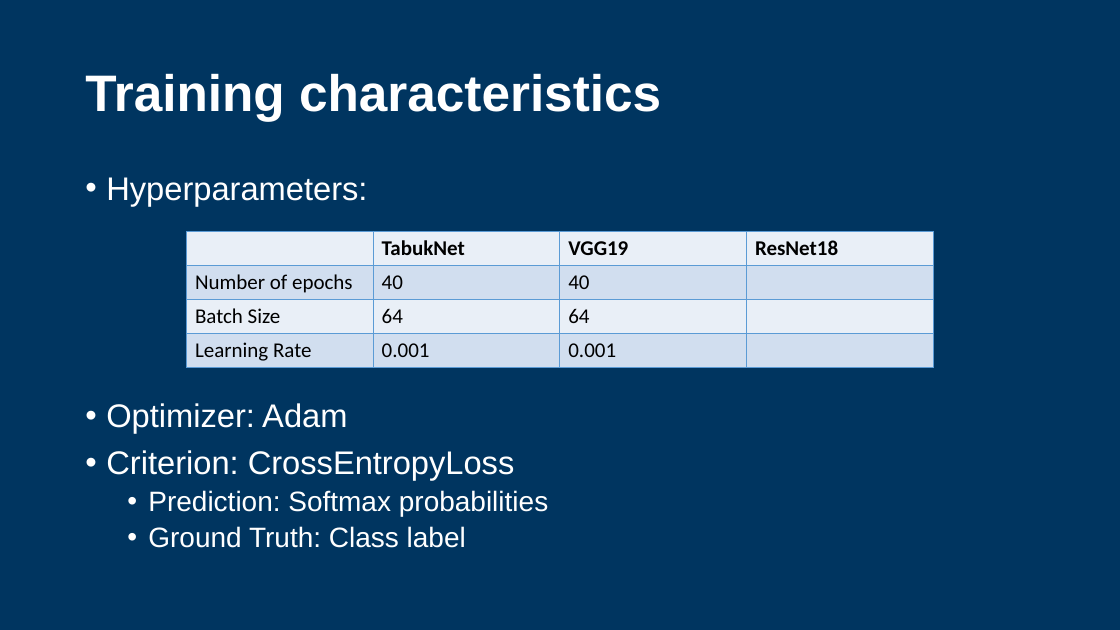
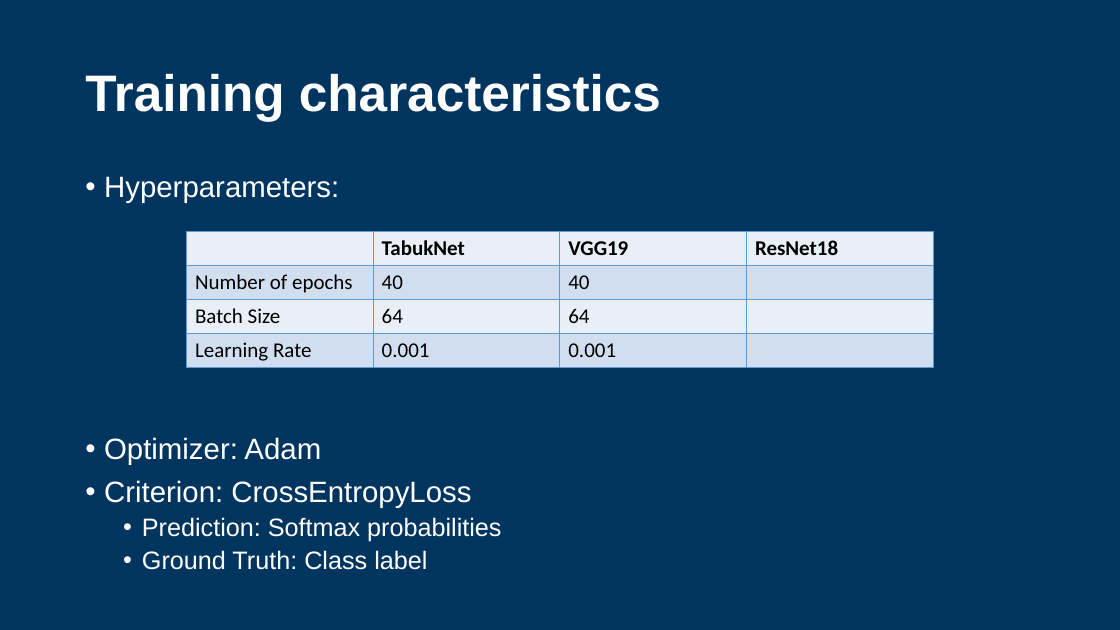
Before and after one commit to fernand0labra/ltu-M7016H, a slide deck: slide 25 of docs/presentation.pptx. Drawn at 1120x630 pixels with LibreOffice and Linux fonts; fonts in the diff are those of the drawing; background and template pictures are left out. Boxes give left, top, right and bottom in pixels: in the first picture for what was removed or moved away, otherwise in the second. Text is boxed around its words. In the diff, an @@ line names an element or a change of style, - is before the commit and + after.

```diff
--- a/docs/presentation.pptx
+++ b/docs/presentation.pptx
@@ text "Hyperparameters:" at bbox=[104, 176, 501, 570]: size 28 to 25.2 pt in "Hyperparameters:", "Optimizer: Adam", "Criterion: CrossEntropyLoss"; size 24 to 21.6 pt in "Prediction: Softmax probabilities", "Ground Truth: Class label"; indent changed @@
```
Also in this commit, not shown: 14 other slides changed.
